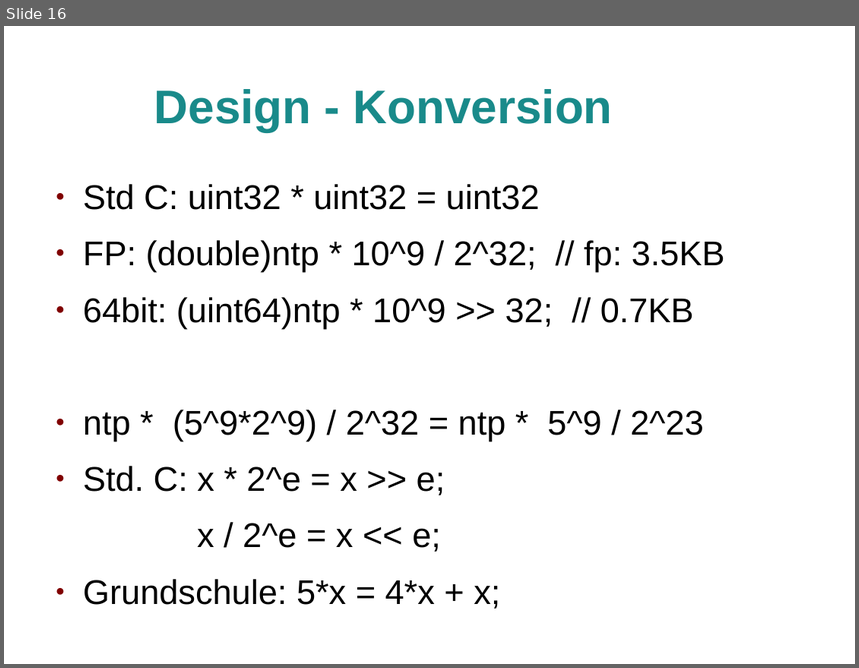
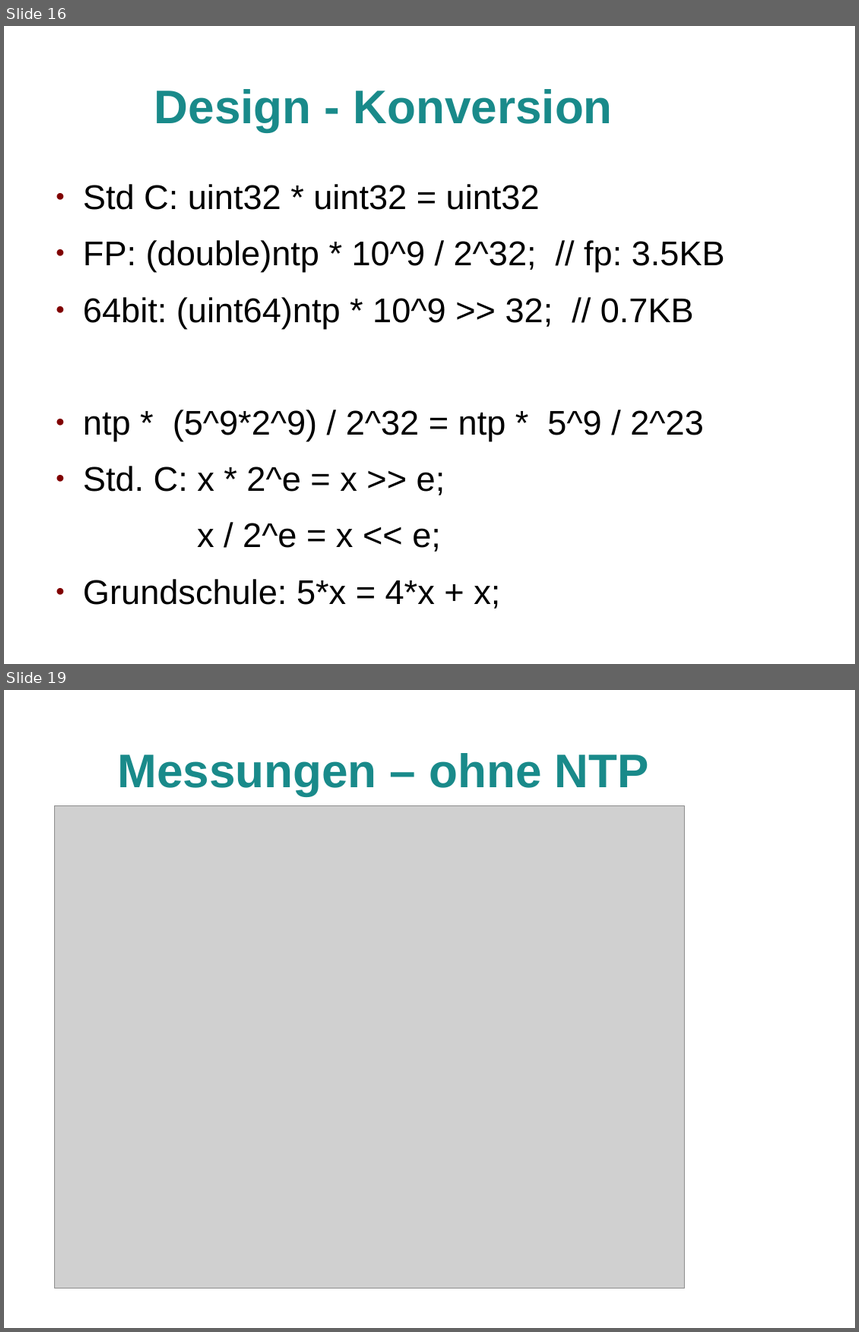
Before and after one commit to jlusticky/Bachelor-thesis, a slide deck: kolloquium/kolloquium.odp. Shown one above the other, each under a label of ours: slide 16 before the commit, slides 16 and 19 after it; the slides between them are not shown. The pictures are 859x668 and 859x1332 pixels, drawn with LibreOffice and Linux fonts; fonts in the diff are those of the drawing; grey boxes stand for pictures; background and template pictures are left out. Boxes give left, top, right and bottom in pixels: in the first picture for what was removed or moved away, otherwise in the second. Text is boxed around its words. In the diff, an @@ line names an element or a change of style, - is before the commit and + after.

```diff
--- a/kolloquium/kolloquium.odp
+++ b/kolloquium/kolloquium.odp
@@ slide 19 added at [4, 690, 855, 1328], background picture (left out) @@
@@ title added at [118, 753, 649, 796], 44 pt, text #198A8A, bold @@
+Messungen – ohne NTP
@@ picture added at [54, 806, 685, 1289] @@
```
Also in this commit, not shown: 2 slides changed, 3 other slides added, 4 other files.
